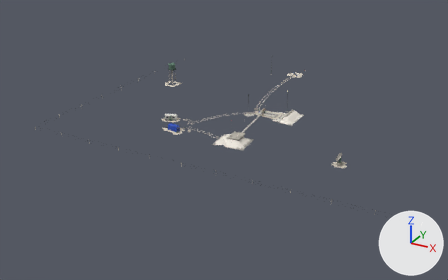
Before and after pictures for a commit that changed the glTF model models/range.glb.
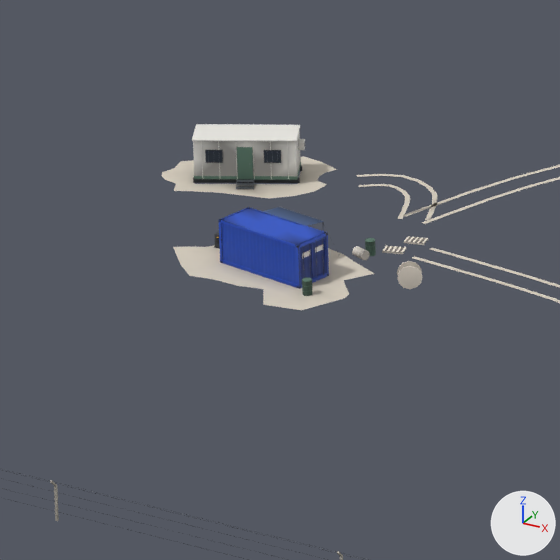
Each version appears first whole from a 50 mm lens placed at (128.7, -279.1, 119.2), pointed at (-14.3, -19.0, -10.9), and next in a close-up on the part from 32% to 46% of the width and 36% to 58% of the height. Every picture has the same lights, and +X, +Y and +Z are marked at lower right. The older version's two pictures come first. Where no turn or scale is listed for an object, it has been applied to the vertices.

Names of what the first close-up shows: 'clutter', 'fence', 'portacabin', 'stand', 'workshop'.
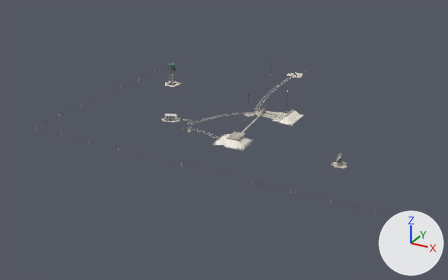
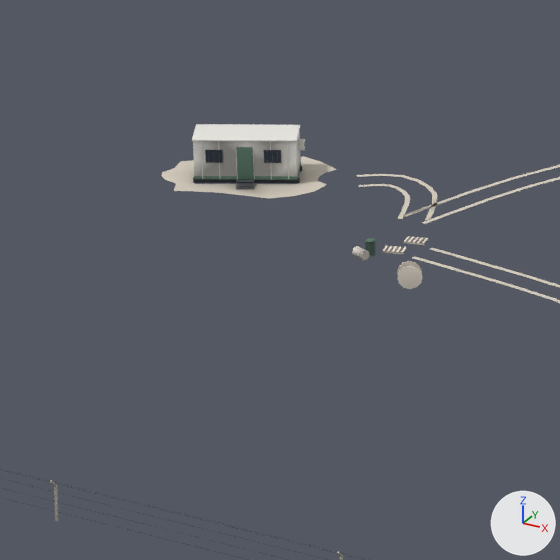
What differs and where, as boxes [x1, y1, x2, y2] in the close-ups (560 x 560 px):
'workshop', deleted: before [173, 207, 375, 310]
    faces in mat_cobalt: [219, 208, 329, 288]
    faces in mat_worn: [173, 245, 375, 310]
    faces in mat_tarp: [262, 207, 324, 226]
    faces in mat_stategreen: [302, 277, 313, 296]

Diff of the bpy script that builds the scene:
```diff
--- a/models/range.glb.py
+++ b/models/range.glb.py
@@ ob_workshop @@
-ob_workshop = bpy.data.objects.new('workshop', me_workshop)
-ob_workshop.location = (-30.0, -42.0, 0.0)
```
